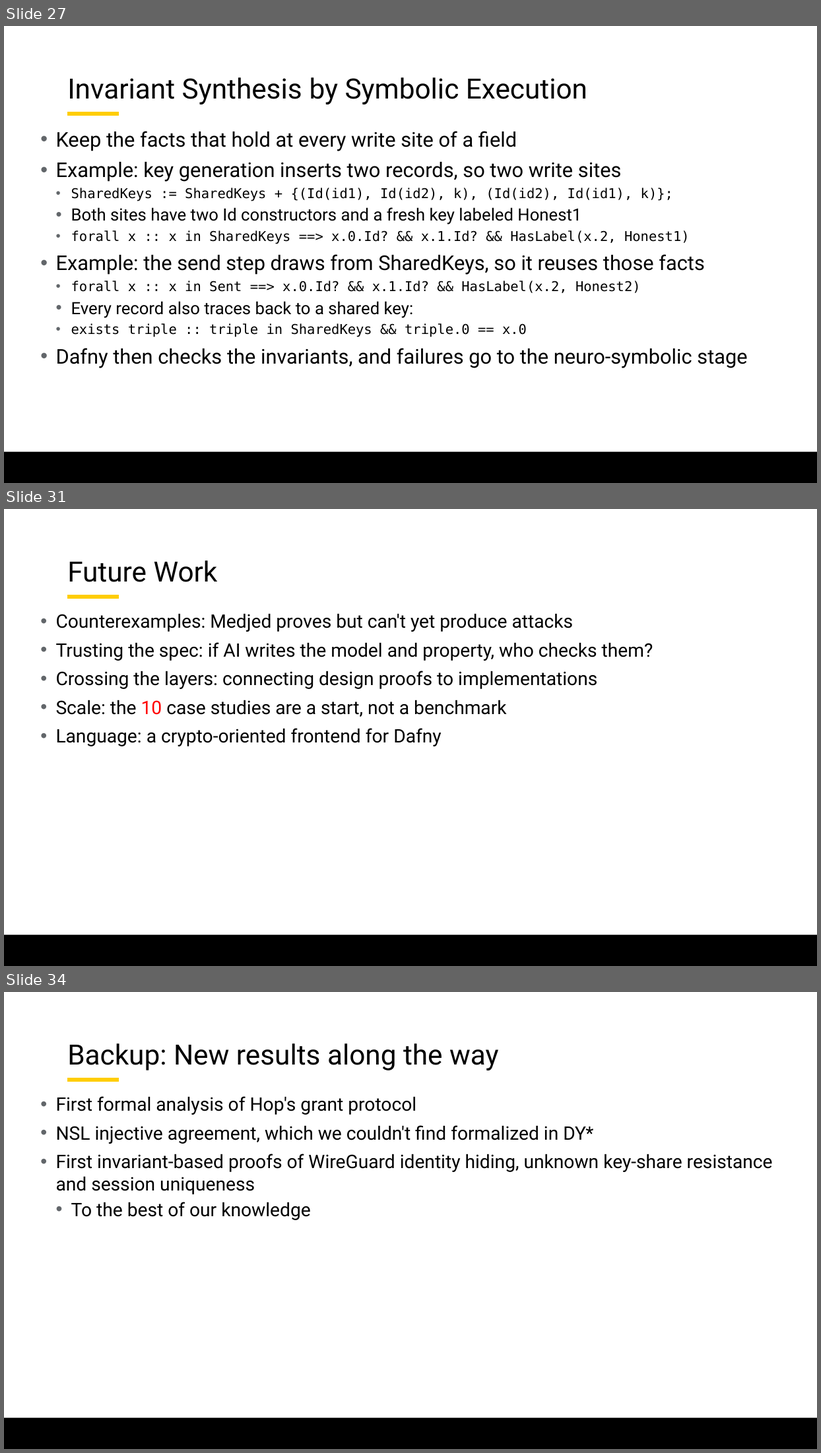
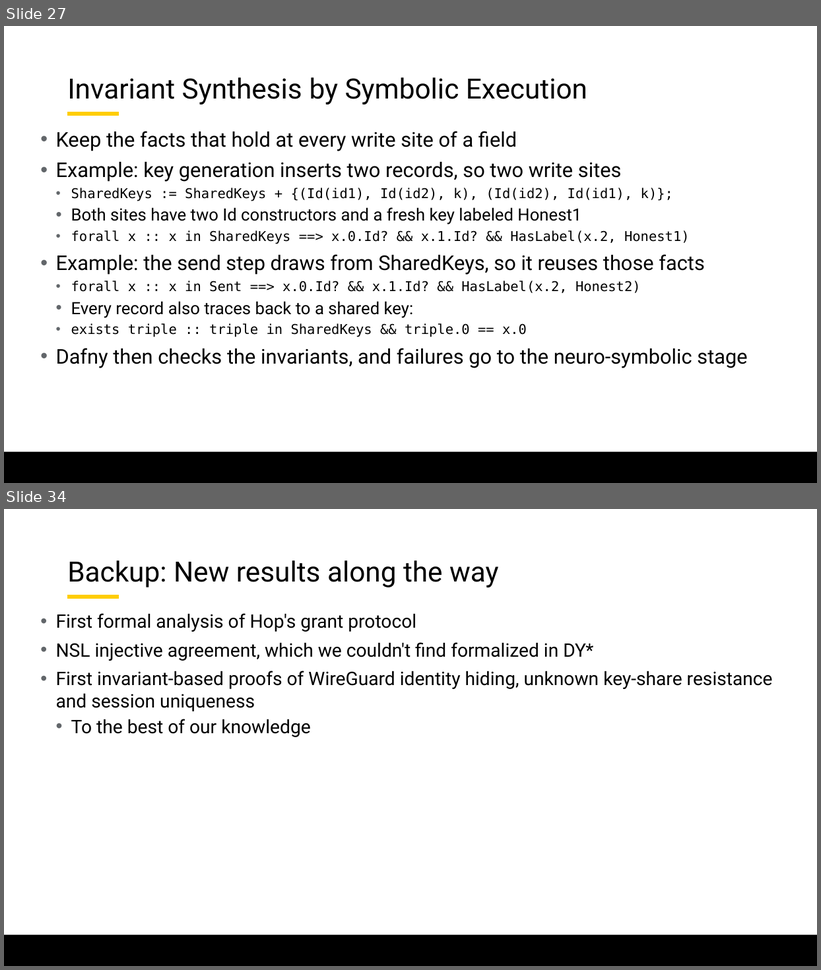
Before and after one commit to lorchrob/graduate_research_symposium, a slide deck: symposium_slides.pptx. Shown one above the other, each under a label of ours: slides 27, 31 and 34 before the commit, slides 27 and 34 after it; the slides between them are not shown. The pictures are 821x1453 and 821x970 pixels, drawn with LibreOffice and Linux fonts; fonts in the diff are those of the drawing; background and template pictures are left out. Boxes give left, top, right and bottom in pixels: in the first picture for what was removed or moved away, otherwise in the second. Text is boxed around its words. In the diff, an @@ line names an element or a change of style, - is before the commit and + after.

```diff
--- a/symposium_slides.pptx
+++ b/symposium_slides.pptx
@@ slide 31 removed at (4, 509, 817, 966), background #FFFFFF; not listed: 2 template elements that a slide beside it also shows @@
@@ title removed at (67, 560, 218, 582) @@
-Future Work
@@ text removed at (56, 613, 653, 747) @@
-• Counterexamples: Medjed proves but can't yet produce attacks
-• Trusting the spec: if AI writes the model and property, who checks them?
-• Crossing the layers: connecting design proofs to implementations
-• Scale: the 10 case studies are a start, not a benchmark
-• Language: a crypto-oriented frontend for Dafny
```
Also in this commit, not shown: 7 slides changed, 3 slides added, 2 other slides removed.
